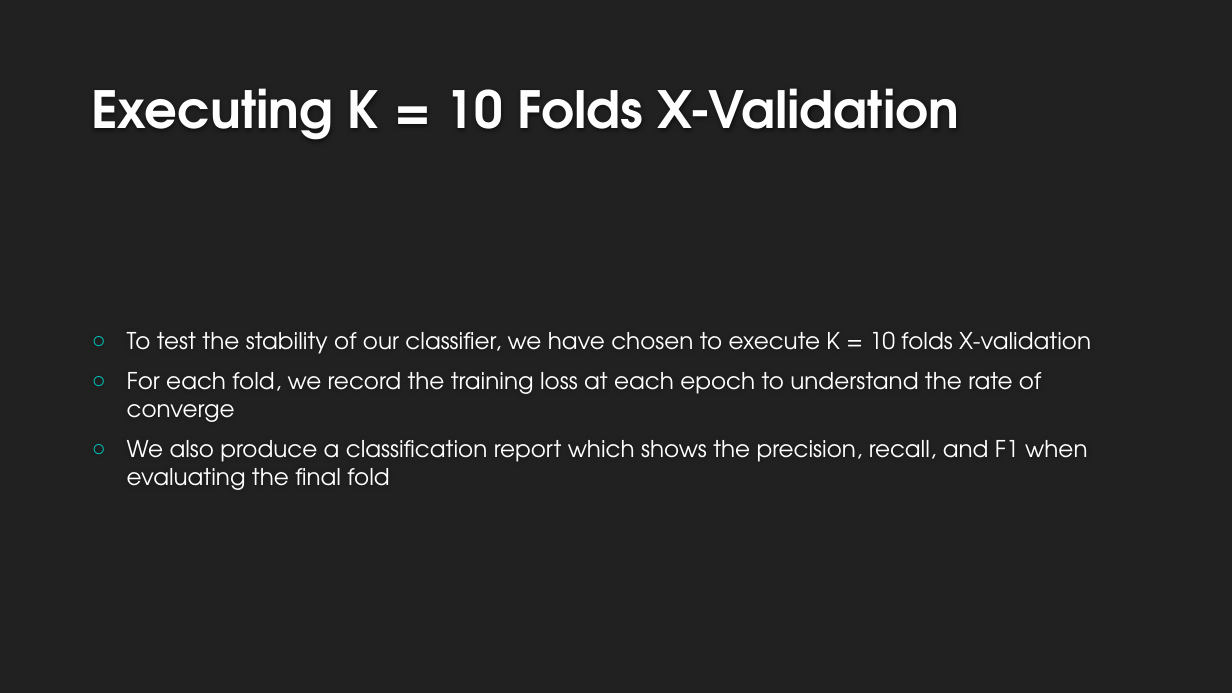
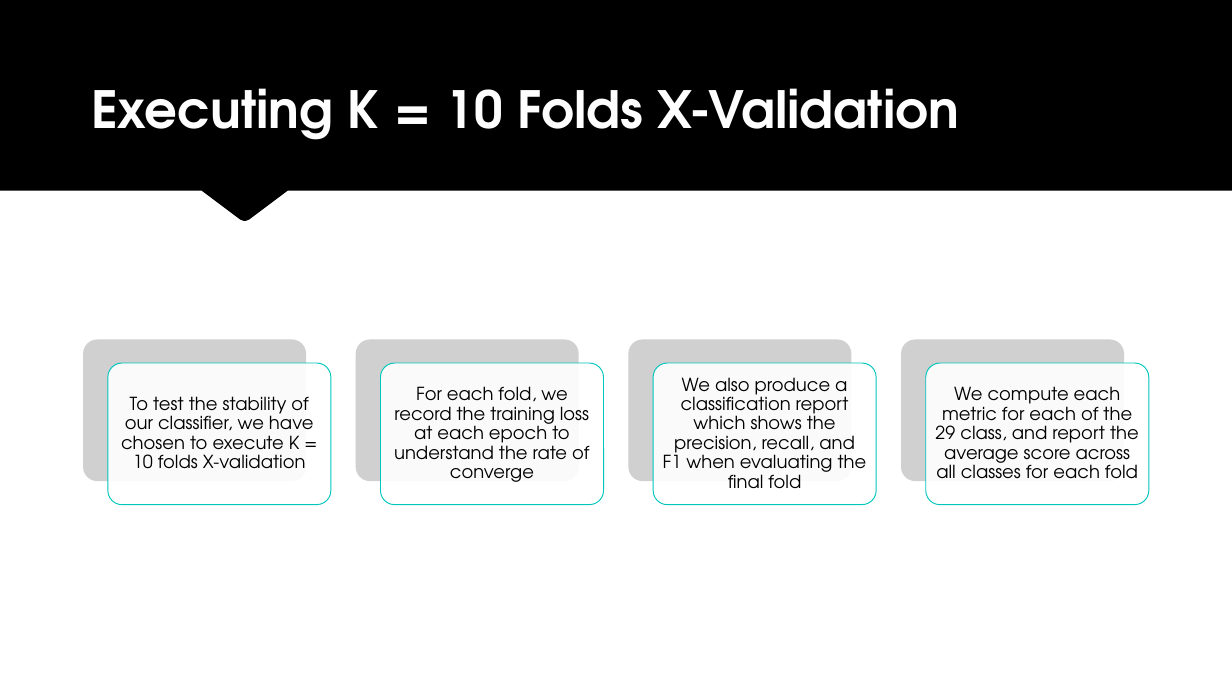
Before and after one commit to landonbuell/Buell-Masters-Project, a slide deck: slide 20 of milestones/BUELL_ENGR6970_Milestone04.pptx. Drawn at 1232x693 pixels with LibreOffice and Linux fonts; fonts in the diff are those of the drawing; grey boxes stand for pictures; background and template pictures are left out. Boxes give left, top, right and bottom in pixels: in the first picture for what was removed or moved away, otherwise in the second. Text is boxed around its words. In the diff, an @@ line names an element or a change of style, - is before the commit and + after.

Commit message:
added precision & recall scores to deck

```diff
--- a/milestones/BUELL_ENGR6970_Milestone04.pptx
+++ b/milestones/BUELL_ENGR6970_Milestone04.pptx
@@ background #212121 to #FFFFFF @@
@@ freeform shape added at (x1=0, y1=0, x2=1232, y2=221), fill #000000 @@
@@ text removed at (x1=127, y1=331, x2=1091, y2=490) @@
-○ To test the stability of our classifier, we have chosen to execute K = 10 folds X-validation
-○ For each fold, we record the training loss at each epoch to understand the rate of converge
-○ We also produce a classification report which shows the precision, recall, and F1 when evaluating the final fold
@@ group added at (x1=83, y1=339, x2=1149, y2=505): 4 pictures, 4 rounded rectangles, 4 texts @@
+To test the stability of our classifier, we have chosen to execute K = 10 folds X-validation
+For each fold, we record the training loss at each epoch to understand the rate of converge
+We also produce a classification report which shows the precision, recall, and F1 when evaluating the final fold
+We compute each metric for each of the 29 class, and report the average score across all classes for each fold
```
Also in this commit, not shown: 12 other slides changed, 5 slides added, 2 other files.
